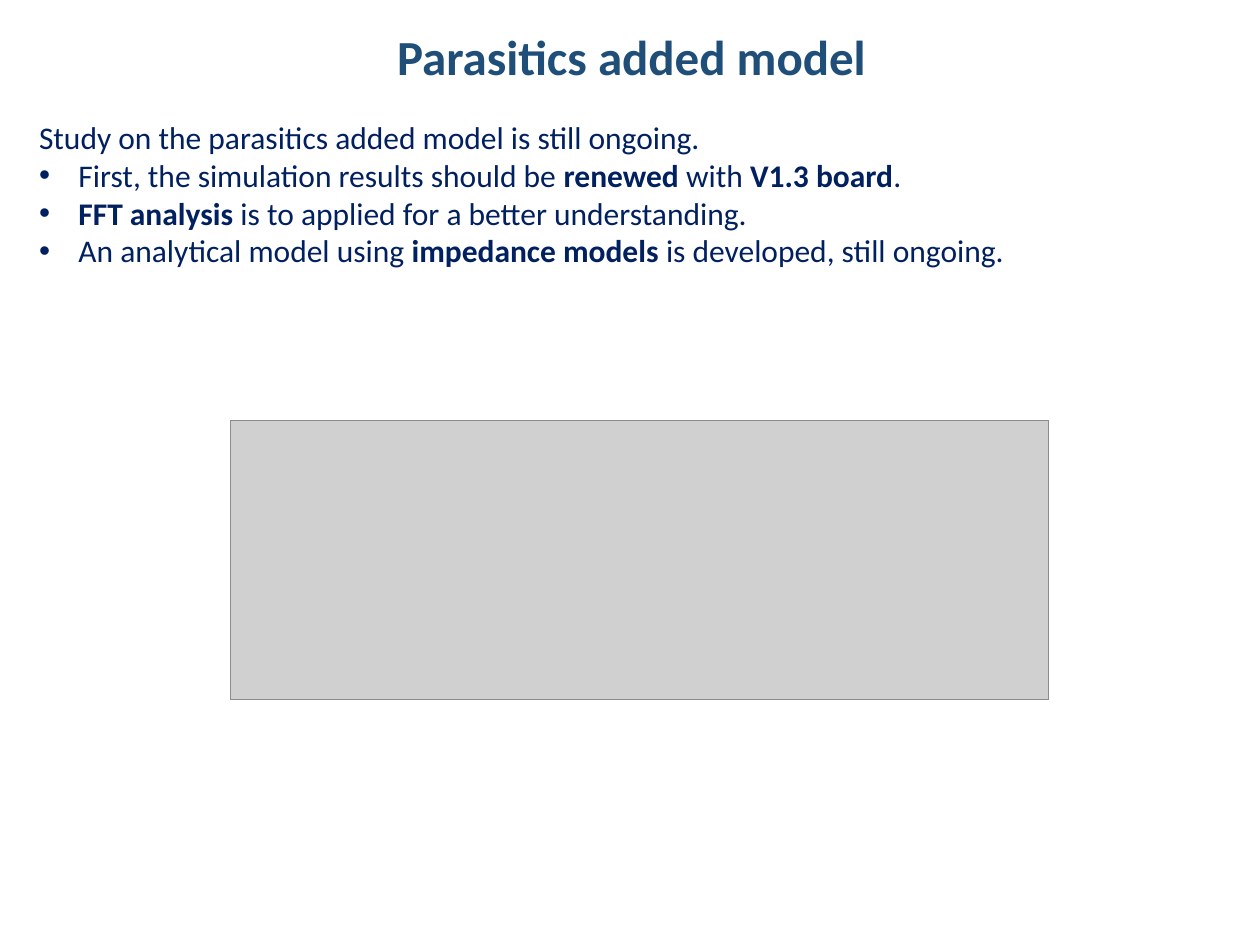
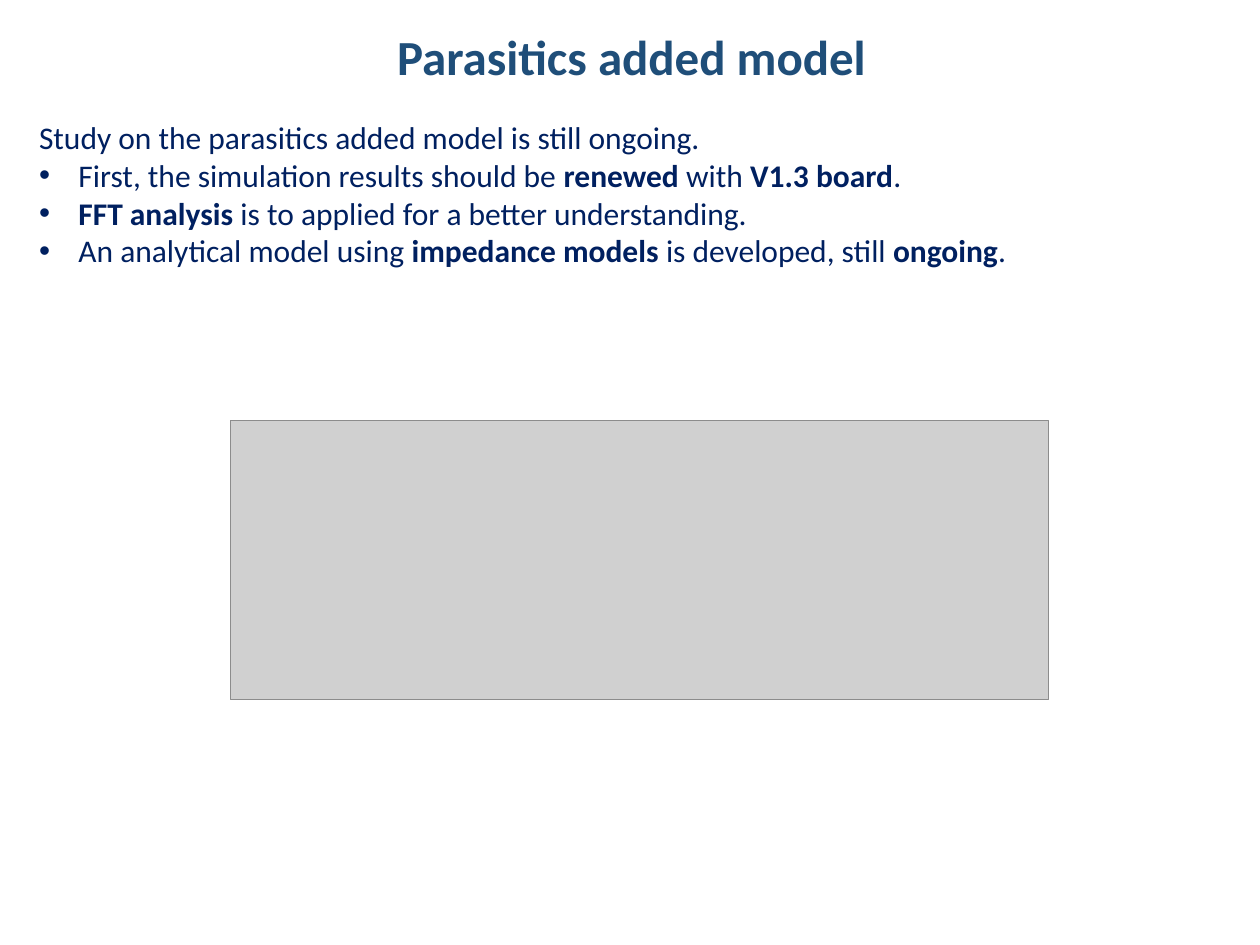
Before and after one commit to hakanpolat/IMMD, a slide deck: slide 15 of Simulation/dcbusmodelwrapup/immd_dcbusmodelwrapup.pptx. Drawn at 1260x945 pixels with LibreOffice and Linux fonts; fonts in the diff are those of the drawing; grey boxes stand for pictures. Boxes give left, top, right and bottom in pixels: in the first picture for what was removed or moved away, otherwise in the second. Text is boxed around its words. In the diff, an @@ line names an element or a change of style, - is before the commit and + after.

```diff
--- a/Simulation/dcbusmodelwrapup/immd_dcbusmodelwrapup.pptx
+++ b/Simulation/dcbusmodelwrapup/immd_dcbusmodelwrapup.pptx
@@ text at <box>78,240,1006,268</box>: bold on in "ongoing." @@
```
Also in this commit, not shown: 1 other slide changed, 5 slides added, 1 slide removed, 5 other files.
